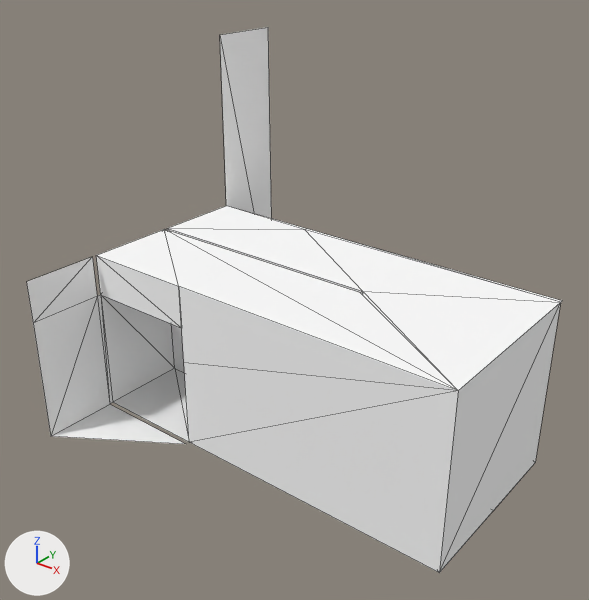
An edit to the glTF model models/divider.glb, drawn before and after from the same camera.
The view is the same before and after, from a camera (50 mm lens) standing at (4.72, -3.12, 11.27) and looking at (-5.19, 9.27, 3.59). The axes (+X, +Y, +Z) are drawn at lower left. The lights are the same throughout. Mesh edges are drawn as thin lines. Where no turn or scale is listed for an object, it has been applied to the vertices. Vertices at the same position are counted once.

In view in the first picture: 'Divider.main.evolution'.
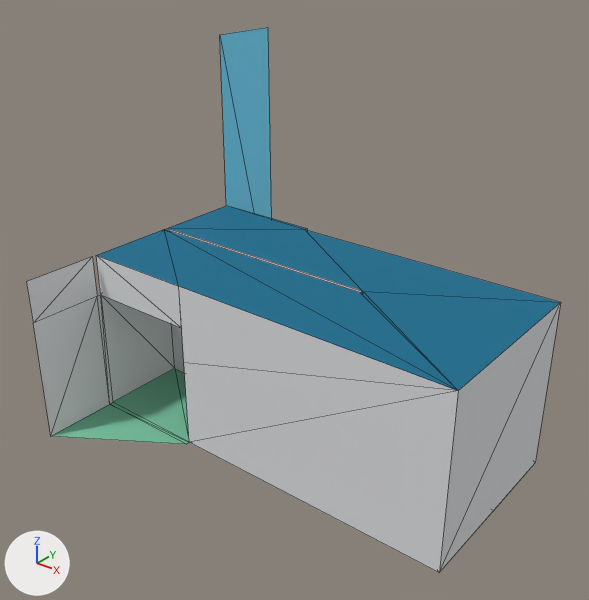
Where the change shows, as pixel boxes [x1, y1, x2, y2] in the pictures (589 x 600 px; the box of a moved part takes in the faces that stretch with it):
'Divider.main.evolution', reshaped
    before: [27, 27, 562, 573]
    after: [27, 27, 561, 573]
part 1 of me_room_009, moved or reshaped
    before: [306, 229, 562, 302]
    after: [110, 402, 189, 444]
part 2 of me_room_009, recoloured
    both: [27, 27, 561, 573]
part 3 of me_room_009, recoloured
    both: [101, 295, 185, 402]
part 4 of me_room_009, recoloured
    both: [33, 229, 458, 444]

Patch to the scene script:
```diff
--- a/models/divider.glb.py
+++ b/models/divider.glb.py
@@ mat_hominin_material_light_text @@
+mat_hominin_material_light_text = bpy.data.materials.new('Hominin_material.light.text')
+mat_hominin_material_light_text.use_nodes = True; mat_hominin_material_light_text.node_tree.nodes.clear()
+_N = mat_hominin_material_light_text.node_tree.nodes; _L = mat_hominin_material_light_text.node_tree.links
+n0 = _N.new('ShaderNodeBsdfPrincipled'); n0.name = 'Principled BSDF'
+n0.inputs[2].default_value = 0.864  # 'Roughness'
+n1 = _N.new('ShaderNodeOutputMaterial'); n1.name = 'Material Output'
+n2 = _N.new('ShaderNodeVertexColor'); n2.name = 'Color Attribute'
+_L.new(n0.outputs[0], n1.inputs[0])  # 'BSDF' to 'Surface'
+_L.new(n2.outputs[0], n0.inputs[0])  # 'Color' to 'Base Color'
@@ mat_hominin_material_light @@
+mat_hominin_material_light = bpy.data.materials.new('Hominin_material.light')
+mat_hominin_material_light.use_nodes = True; mat_hominin_material_light.node_tree.nodes.clear()
+_N = mat_hominin_material_light.node_tree.nodes; _L = mat_hominin_material_light.node_tree.links
+n0 = _N.new('ShaderNodeBsdfPrincipled'); n0.name = 'Principled BSDF'
+n0.inputs[2].default_value = 0.864  # 'Roughness'
+n1 = _N.new('ShaderNodeOutputMaterial'); n1.name = 'Material Output'
+n2 = _N.new('ShaderNodeVertexColor'); n2.name = 'Color Attribute'
+_L.new(n0.outputs[0], n1.inputs[0])  # 'BSDF' to 'Surface'
+_L.new(n2.outputs[0], n0.inputs[0])  # 'Color' to 'Base Color'
@@ me_room_009 @@
 # used by ob_divider_main_evolution; location = (-8.5, 7.55, 0.0)
 # verts and faces of me_room_009; kept vertices keep their numbers, new ones are numbered from 38
 # before: 0 (8.12, 2.19, 0.0) at pixel (491, 513), 1 (8.12, 2.29, 0.0) at pixel (493, 510), 3 (-1.2, -0.05, 3.0) at pixel (97, 296), 9 (-1.2, -1.82, 3.0) at pixel (33, 323), 11 (1.51, 0.05, 0.0) at pixel (189, 442)
 # before: 14 (8.12, 4.44, 4.0) at pixel (562, 300), 17 (4.69, 2.29, 0.0), 20 (4.69, 2.19, 0.0), 21 (8.12, 4.34, 4.0) at pixel (560, 302), 22 (1.55, 4.44, 4.0) at pixel (307, 228)
 # before: 23 (1.55, 4.34, 4.0) at pixel (304, 229), 26 (-1.14, 4.44, 0.0), 28 (1.55, 4.44, 0.0), 30 (-1.14, 6.25, 0.0), 32 (-1.2, 0.05, 0.0) at pixel (112, 402)
 # before: 34 (1.51, -0.05, 0.0) at pixel (186, 444), 35 (-1.2, -1.82, 0.0) at pixel (50, 436), 36 (-1.2, -0.05, 0.0) at pixel (109, 404)
-me_room_009.from_pydata(...)  # 38 vertices, 54 faces; spans x -1.2..8.12, y -1.82..6.25, z 0.0..8.4
+me_room_009.from_pydata(...)  # 37 vertices, 55 faces; spans x -1.2..8.12, y -1.82..6.25, z 0.0..8.4
+# me_room_009 part 1
+delete_vertices([14])  # with the faces that use them
+delete_faces([(0, 20, 17), (0, 17, 1), (21, 22, 23), (3, 35, 9), (3, 36, 35)])
+faces += [(0, 1, 17), (0, 17, 20), (3, 35, 36), (3, 9, 35), (26, 28, 30), (11, 32, 36)]  # mat_hominin_material_light
+faces += [(11, 36, 34)]  # mat_hominin_material_light
+# me_room_009 part 2: 38 faces spanning x -1.2..8.12, y -1.82..6.25, z 0.0..8.4 switch from mat_wall_material_light (white #ffffff) to mat_hominin_material_light
+# me_room_009 part 3: 5 faces spanning x -1.2..4.69, y 0.05..2.19, z 0.0..4.0 switch from mat_wall_material_light (white #ffffff) to mat_hominin_material_light_text
+# me_room_009 part 4: 9 faces spanning x -1.2..8.12, y -1.82..2.19, z 0.0..4.0 switch from mat_wall_material_light_text (white #ffffff) to mat_hominin_material_light
```
